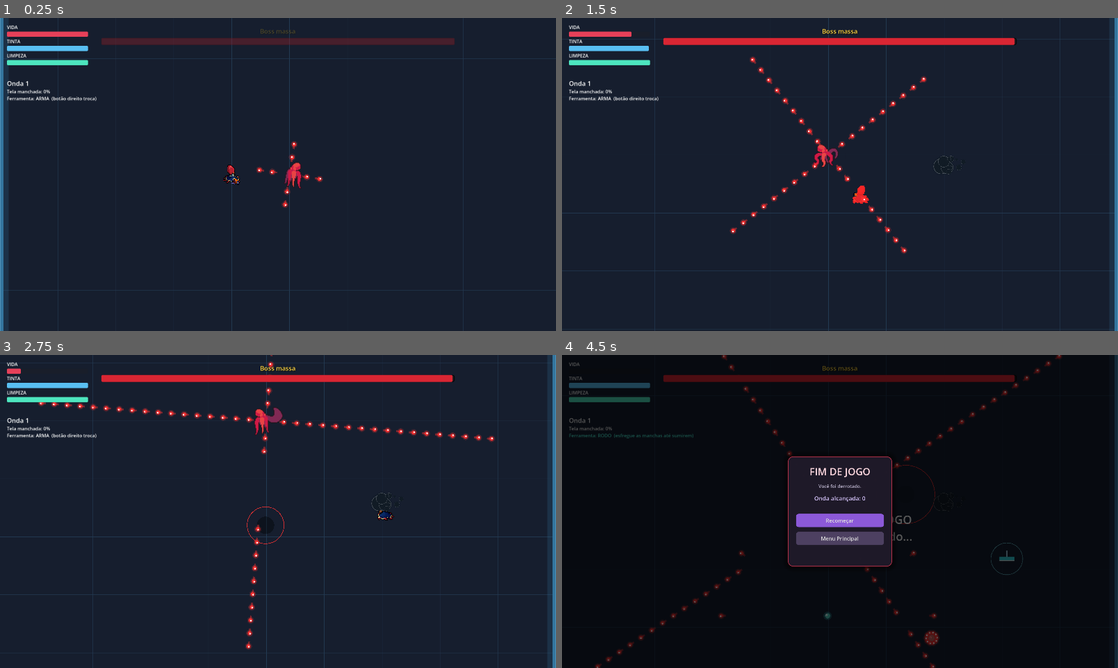
Above: before the commit, frames 1-4 (two rows, left to right).
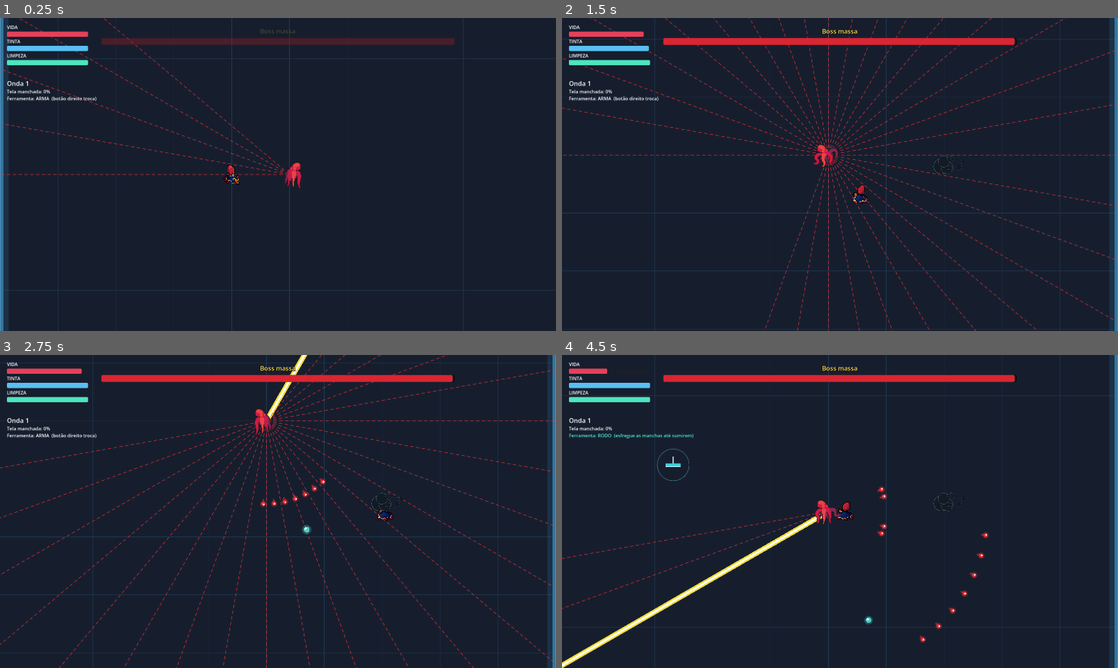
Above: after the commit, the same moments.

Repository: Ruan-Pablo-Oli/octo-ink-hell
Game: Godot game, scene res://scenes/boss_main.tscn
Two runs of this game, one before a commit and one after it. Both use one fixed random seed, a clock stepped at 60 frames per second and the inputs below. This scene is started directly instead of the project's main scene.
Inputs (mouse positions are in pixels of both pictures, inside the frame that each line leads up to):
- Up to frame 1 (0.25 s): no input
- Up to frame 2 (1.5 s): tap Enter (ui_accept) at 0.5, 0.77 s; move the mouse to (962, 158) at 0.52 s; hold D (move_right) 0.53-1.28 s; tap Space (dash) at 0.6, 1.35 s; click (962, 158) at 0.67 s; move the mouse to (728, 190) at 1.27 s; hold S (move_down) from 1.28 s (still down)
- Up to frame 3 (2.75 s): tap Enter (ui_accept) at 1.52 s; move the mouse to (333, 442) at 2.02 s; release S (move_down) at 2.03 s; hold D (move_right) from 2.03 s (still down); tap Q (switch_weapon) at 2.1 s; tap Space (dash) at 2.3 s
- Up to frame 4 (4.5 s): move the mouse to (812, 574) at 2.77 s; release D (move_right) at 2.78 s; hold W (move_up) 2.78-3.53 s; right-click (812, 574) at 2.85 s; click (812, 574) at 2.92 s; tap Enter (ui_accept) at 3.02, 3.77 s; tap Space (dash) at 3.05, 3.8 s; move the mouse to (1006, 558) at 3.52 s; press the mouse at (1006, 558) at 3.53 s; hold A (move_left) from 3.53 s (still down); move the mouse to (673, 464) at 4.27 s; release the mouse at (673, 464) at 4.28 s; tap Shift at 4.35 s

The runs differ from the first frame. In frame 1, 0.7% of the frame differs, in the area x 0-59%, y 0-61%; in frame 2, 3.0%; in frame 3, 3.8%; in frame 4, 95%, in the area x 0-100%, y 0-100%.

Commit message:
feat: implement laser sweep attack pattern and enhance boss attack sequences

Diff:
--- a/scenes/bosses/boss.tscn
+++ b/scenes/bosses/boss.tscn
@@ -85,7 +85,7 @@
 "duration": 1.0,
 "texture": SubResource("AtlasTexture_ahjmb")
 }],
-"loop": 1,
+"loop": 0,
 "name": &"attack",
 "speed": 12.0
 }, {
@@ -96,7 +96,7 @@
 "duration": 1.0,
 "texture": SubResource("AtlasTexture_lciyy")
 }],
-"loop": 1,
+"loop": 0,
 "name": &"hurt",
 "speed": 12.0
 }, {
@@ -133,6 +133,7 @@
 windmill_projectile = ExtResource("2_tsxae")
 meteor_projectile = ExtResource("2_tsxae")
 cleaning_pickup_scene = ExtResource("3_tsxae")
+pattern_a_order = Array[int]([0, 4, 3, 1, 2])
 data = ExtResource("4_tsxae")
 
 [node name="AnimatedSprite2D" type="AnimatedSprite2D" parent="." unique_id=2127671049]
--- a/scripts/bosses/base_boss.gd
+++ b/scripts/bosses/base_boss.gd
@@ -11,6 +11,14 @@
 @export var meteor_projectile: PackedScene
 @export var cleaning_pickup_scene: PackedScene
 
+# --- ORDEM DOS PADRÕES ---
+enum PatternA { RADIAL, SPIRAL, STAR, WINDMILL, LASER_SWEEP }
+enum PatternB { METEOR, SHOTGUN }
+
+@export_group("Attack Sequences")
+@export var pattern_a_order: Array[PatternA] = [PatternA.RADIAL, PatternA.SPIRAL, PatternA.STAR, PatternA.WINDMILL, PatternA.LASER_SWEEP]
+@export var pattern_b_order: Array[PatternB] = [PatternB.METEOR, PatternB.SHOTGUN]
+
 # --- CONFIGURAÇÕES DE ATAQUE E KNOCKBACK ---
 @export_group("Attack Settings")
 @export var group_b_start_delay: float = 1.5
@@ -30,21 +38,30 @@
 @export var shotgun_pickup_distance: float = 400.0
 @export var shotgun_pickup_bursts: Array[int] = [1, 4]
 
+# --- CONTROLE DO LASER SWEEP (INDICADORES + DISPARO SEQUENCIAL) ---
+@export_group("Laser Sweep Settings")
+@export var laser_range: float = 3000.0
+@export var laser_width: float = 18.0
+@export var laser_damage: float = 25.0
+## Número total de tiros dados na volta de 360°
+@export var total_indicators: int = 36
+@export var indicator_interval: float = 0.04
+@export var firing_interval: float = 0.08
+
 # --- CONTROLE VISUAL ---
 @export_group("Visuals")
-## Controla o tamanho do sprite do Boss no Inspector
 @export var sprite_scale: Vector2 = Vector2(2.5, 2.5)
 
 const BossHealthOverlayScript := preload("res://scripts/ui/boss_health_overlay.gd")
 
 var _shotgun_burst_count: int = 0
 
-# --- DIVISÃO DOS GRUPOS DE ATAQUE ---
-enum PatternA { IDLE, RADIAL, SPIRAL, STAR, WINDMILL }
-enum PatternB { IDLE, METEOR, SHOTGUN }
-
-var current_pattern_a: PatternA = PatternA.IDLE
-var current_pattern_b: PatternB = PatternB.IDLE
+# Índices de controle da sequência
+var _index_a: int = 0
+var _index_b: int = 0
+
+var current_pattern_a: PatternA = PatternA.RADIAL
+var current_pattern_b: PatternB = PatternB.METEOR
 
 var pattern_timer := 0.0
 var shoot_timer_a := 0.0
@@ -54,13 +71,24 @@
 var _star_angle := 0.0
 var _center_pos: Vector2
 
-# Variáveis do Windmill (Grupo B)
+# Variáveis do Windmill
 var _windmill_pivot: Node2D = null
 var _windmill_bullet_index: int = 0
 var _windmill_spawn_timer: float = 0.0
 var _windmill_max_bullets: int = 30
 
-# Variáveis dos Meteoros (Grupo B)
+# --- VARIÁVEIS DE CONTROLE DO ESTADO DO LASER ---
+enum LaserState { SPAWNING_INDICATORS, FIRING_SEQUENCE, DONE }
+var _laser_state: LaserState = LaserState.SPAWNING_INDICATORS
+var _laser_angles: Array[float] = []
+var _current_spawn_index: int = 0
+var _current_fire_index: int = -1
+var _step_timer: float = 0.0
+
+# Controle para evitar loop na animação de ataque
+var _is_attacking_anim: bool = false
+
+# Variáveis dos Meteoros
 var _active_mortars: Array[Dictionary] = []
 
 func _ready() -> void:
@@ -70,9 +98,14 @@
 	if sprite:
 		sprite.scale = sprite_scale
 		sprite.play("idle")
+		# Conecta o sinal para saber quando a animação de ataque acaba de fato
+		if not sprite.is_connected("animation_finished", _on_animation_finished):
+			sprite.animation_finished.connect(_on_animation_finished)
 
 	var health_bar = BossHealthOverlayScript.new(self, data.display_name if data else "Anomalia Principal")
 	get_tree().current_scene.add_child(health_bar)
+
+	_choose_next_patterns()
 
 func _load_default_data() -> void:
 	if data == null:
@@ -100,13 +133,18 @@
 			sprite.flip_h = to_player_x < 0
 
 		var is_hurting = sprite.animation == "hurt" and sprite.is_playing()
-		var is_attacking = sprite.animation == "attack" and sprite.is_playing()
-
-		if not is_hurting and not is_attacking:
-			sprite.play("idle")
+
+		# Só troca para o idle se não estiver sofrendo dano e nem rodando o ataque controlado
+		if not is_hurting and not _is_attacking_anim:
+			if sprite.animation != "idle":
+				sprite.play("idle")
 	# ----------------------------------------
 
 	queue_redraw()
+
+func _on_animation_finished() -> void:
+	if sprite and sprite.animation == "attack":
+		_is_attacking_anim = false
 
 func _choose_next_patterns() -> void:
 	if _windmill_pivot != null:
@@ -114,17 +152,66 @@
 		_windmill_pivot = null
 
 	_shotgun_burst_count = 0
-	current_pattern_a = (randi() % 4) as PatternA + 1
-	current_pattern_b = (randi() % 2) as PatternB + 1
+
+	if pattern_a_order.is_empty():
+		pattern_a_order = [PatternA.RADIAL, PatternA.SPIRAL, PatternA.STAR, PatternA.WINDMILL, PatternA.LASER_SWEEP]
+	if pattern_b_order.is_empty():
+		pattern_b_order = [PatternB.METEOR, PatternB.SHOTGUN]
+
+	_index_a = (_index_a + 1) % pattern_a_order.size()
+	_index_b = (_index_b + 1) % pattern_b_order.size()
+
+	current_pattern_a = pattern_a_order[_index_a]
+	current_pattern_b = pattern_b_order[_index_b]
 
 	pattern_timer = pattern_duration
 	shoot_timer_a = 0.5
 	shoot_timer_b = 0.5 + group_b_start_delay
 
-# ---------------------------------------------------------
-# EXECUÇÃO DO GRUPO A (Sem animação de ataque)
+	if current_pattern_a == PatternA.LASER_SWEEP:
+		_laser_state = LaserState.SPAWNING_INDICATORS
+		_current_spawn_index = 0
+		_current_fire_index = -1
+		_step_timer = 0.0
+		_laser_angles.clear()
+
+		if _player:
+			var to_player := _player.global_position - global_position
+			var start_angle = to_player.angle()
+
+			for i in range(total_indicators):
+				var angle = start_angle + (float(i) / float(total_indicators)) * TAU
+				_laser_angles.append(angle)
+
+# ---------------------------------------------------------
+# EXECUÇÃO DO GRUPO A
 # ---------------------------------------------------------
 func _handle_group_a(delta: float) -> void:
+	if current_pattern_a == PatternA.LASER_SWEEP:
+		_step_timer -= delta
+
+		match _laser_state:
+			LaserState.SPAWNING_INDICATORS:
+				if _step_timer <= 0.0:
+					_step_timer = indicator_interval
+					_current_spawn_index += 1
+
+					if _current_spawn_index >= _laser_angles.size():
+						_laser_state = LaserState.FIRING_SEQUENCE
+						_current_fire_index = 0
+						_step_timer = 0.0
+
+			LaserState.FIRING_SEQUENCE:
+				if _step_timer <= 0.0:
+					_step_timer = firing_interval
+
+					if _current_fire_index < _laser_angles.size():
+						_check_single_laser_hit(_laser_angles[_current_fire_index])
+						_current_fire_index += 1
+					else:
+						_laser_state = LaserState.DONE
+		return
+
 	if current_pattern_a == PatternA.WINDMILL:
 		if _windmill_pivot == null:
 			_windmill_pivot = Node2D.new()
@@ -156,8 +243,25 @@
 			_fire_star()
 			shoot_timer_a = 0.15
 
-# ---------------------------------------------------------
-# EXECUÇÃO DO GRUPO B (Com animação de ataque)
+func _check_single_laser_hit(angle: float) -> void:
+	if _player == null or not is_instance_valid(_player):
+		return
+
+	var laser_dir := Vector2.RIGHT.rotated(angle)
+	var origin := global_position
+	var t := clampf(laser_dir.dot(_player.global_position - origin), 0.0, laser_range)
+	var closest := origin + laser_dir * t
+	var player_radius := 10.0
+
+	if _player.has_method("get_radius"):
+		player_radius = _player.get_radius()
+
+	if closest.distance_to(_player.global_position) <= laser_width * 0.5 + player_radius:
+		if _player.has_method("take_damage"):
+			_player.take_damage(laser_damage)
+
+# ---------------------------------------------------------
+# EXECUÇÃO DO GRUPO B
 # ---------------------------------------------------------
 func _handle_group_b(delta: float) -> void:
 	shoot_timer_b -= delta
@@ -166,19 +270,18 @@
 
 	match current_pattern_b:
 		PatternB.METEOR:
-			_trigger_attack_anim()
+			_trigger_attack_anim()  # agora não reinicia se já tocando
 			_fire_meteor()
 			shoot_timer_b = 1.0
 		PatternB.SHOTGUN:
 			_trigger_attack_anim()
 			_fire_shotgun()
 			shoot_timer_b = 1.0
-
 func _trigger_attack_anim() -> void:
-	if sprite:
+	if sprite and not _is_attacking_anim:
+		_is_attacking_anim = true
 		sprite.play("attack")
 		sprite.frame = 0
-
 # ---------------------------------------------------------
 # GERENCIAMENTO DOS METEOROS
 # ---------------------------------------------------------
@@ -221,9 +324,30 @@
 		_spawn_projectile_at(pos, dir, meteor_projectile)
 
 # ---------------------------------------------------------
-# DESENHANDO O AVISO VISUAL (TELEGRAPH) DOS METEOROS
+# DESENHO DOS INDICADORES E DISPARO SEQUENCIAL INDIVIDUAL
 # ---------------------------------------------------------
 func _draw() -> void:
+	if current_pattern_a == PatternA.LASER_SWEEP and _laser_state != LaserState.DONE:
+		if _laser_state == LaserState.SPAWNING_INDICATORS:
+			for i in range(_current_spawn_index):
+				if i >= _laser_angles.size(): break
+				var laser_dir := Vector2.RIGHT.rotated(_laser_angles[i])
+				var to := laser_dir * laser_range
+				draw_dashed_line(Vector2.ZERO, to, Color(1.0, 0.2, 0.2, 0.7), 2.0, 10.0, true, true)
+
+		elif _laser_state == LaserState.FIRING_SEQUENCE:
+			for i in range(_laser_angles.size()):
+				var laser_dir := Vector2.RIGHT.rotated(_laser_angles[i])
+				var to := laser_dir * laser_range
+
+				if i < _current_fire_index:
+					continue
+				elif i == _current_fire_index:
+					draw_line(Vector2.ZERO, to, Color(1.0, 0.9, 0.2, 0.95), laser_width)
+					draw_line(Vector2.ZERO, to, Color(1.0, 1.0, 1.0, 1.0), laser_width * 0.4)
+				else:
+					draw_dashed_line(Vector2.ZERO, to, Color(1.0, 0.2, 0.2, 0.7), 2.0, 10.0, true, true)
+
 	for m in _active_mortars:
 		var local_pos = to_local(m["pos"])
 		var progress = 1.0 - (m["timer"] / m["max_time"])
